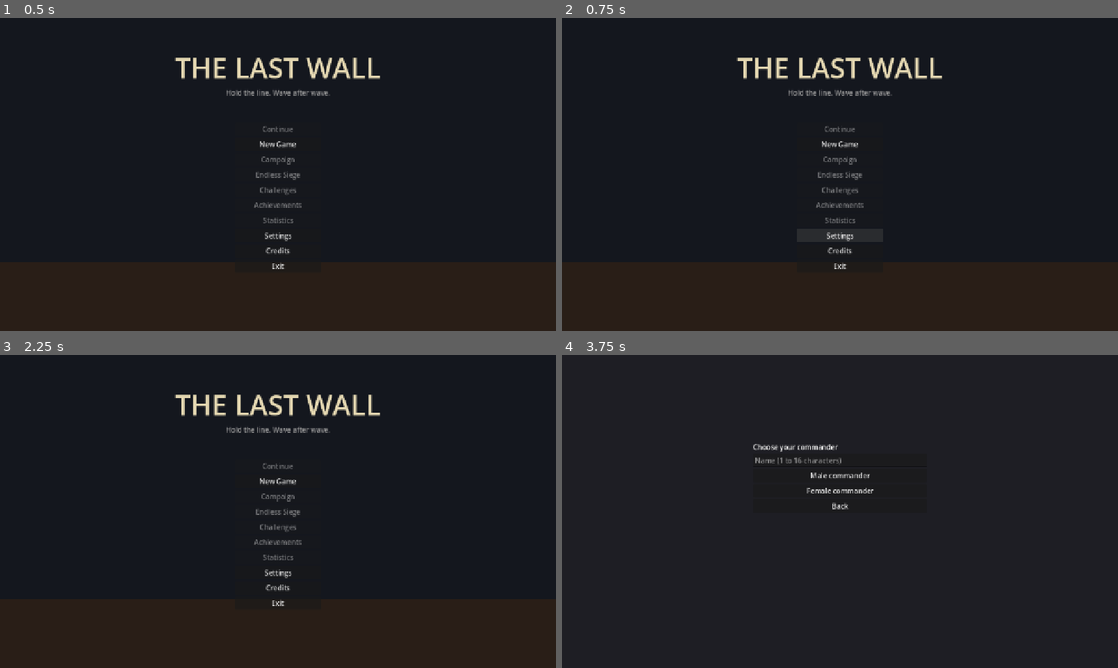
Above: before the commit, frames 1-4 (two rows, left to right).
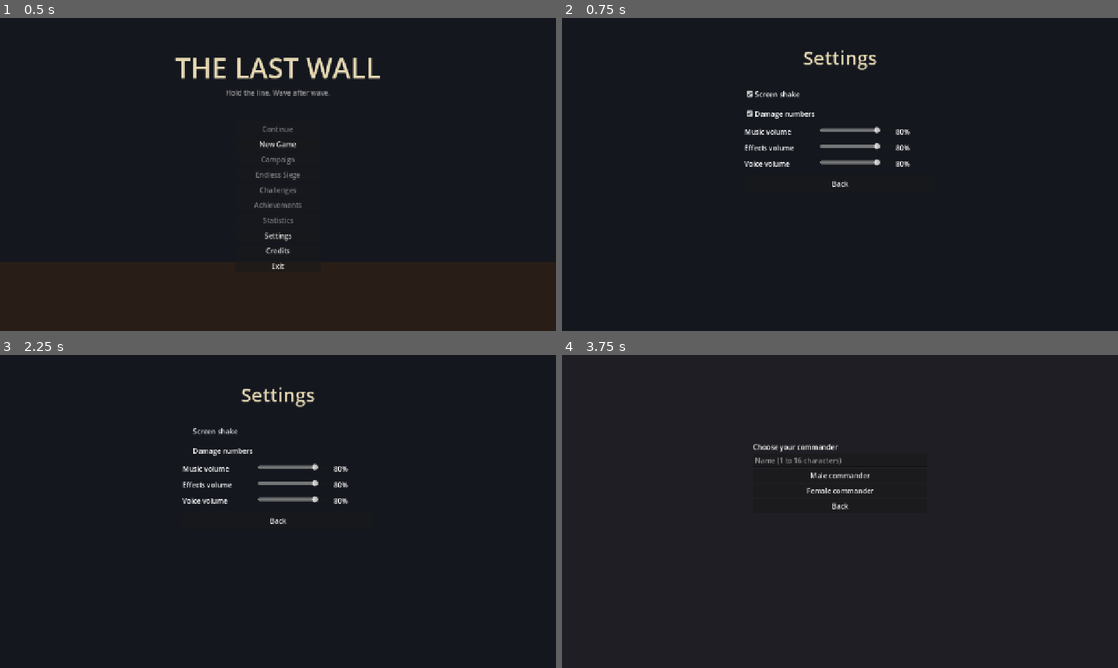
Above: after the commit, the same moments.

Repository: root-Shubh/the-last-wall
Game: Godot game, scene res://scenes/main.tscn
Two runs of this game, one before a commit and one after it. Both use one fixed random seed, a clock stepped at 60 frames per second and the inputs below.
Inputs (mouse positions are in pixels of both pictures, inside the frame that each line leads up to):
- Up to frame 1 (0.5 s): no input
- Up to frame 2 (0.75 s): click "Settings" at 0.5 s
- Up to frame 3 (2.25 s): click (278, 430) at 1.25 s, where only the run after the commit has a clickable "Screen shake"; click (278, 452) at 2 s, where only the run after the commit has a clickable "Damage numbers"
- Up to frame 4 (3.75 s): click (840, 520) at 2.75 s, where only the run after the commit has a clickable "Back"; click "New Game" at 3.5 s

Frame 1 is identical in both runs. In frame 2, 3.2% of the frame differs, in the area x 31-69%, y 10-81%; in frame 3, 3.1%; in frame 4, nothing differs.

Commit message:
SVTLW-103 #comment Ground enemies, wall-top archers, settings and credits screens, research panel background
Co-Authored-By: Claude Haiku 5.5 <noreply@anthropic.com>

Diff:
--- a/game/scenes/battlefield.tscn
+++ b/game/scenes/battlefield.tscn
@@ -75,7 +75,7 @@
 color = Color(0.7, 0.75, 0.6, 1)
 
 [node name="SpawnLane" type="Marker2D" parent="."]
-position = Vector2(960, 360)
+position = Vector2(960, 536)
 
 [node name="EnemySpawnMarker" type="ColorRect" parent="SpawnLane"]
 offset_left = -10.0
--- a/game/scripts/battle_view.gd
+++ b/game/scripts/battle_view.gd
@@ -82,3 +82,9 @@
 		var fraction: float = clampf(float(site["progress"]) / float(maxi(data.build_time_ticks, 1)), 0.0, 1.0)
 		draw_rect(Rect2(rect.position.x, rect.end.y + 3.0, SLOT_SIZE, 4.0), Color(0.15, 0.15, 0.15))
 		draw_rect(Rect2(rect.position.x, rect.end.y + 3.0, SLOT_SIZE * fraction, 4.0), Color(0.95, 0.8, 0.3))
+
+
+## Height of the top of the wall for the current tier. Archers stand on this line.
+func wall_top_y() -> float:
+	var tier: int = clampi(int(field.game_state.wall_tier), 1, 7)
+	return GROUND_Y - (FLOOR_BASE + FLOOR_STEP * float(tier - 1))
--- a/game/scripts/battlefield.gd
+++ b/game/scripts/battlefield.gd
@@ -268,6 +268,13 @@
 	_apply_upgrade_effects()
 
 
+## Where a recruit stands on the wall top: spaced along the wall, feet on the top line.
+func recruit_position(slot: int) -> Vector2:
+	if view == null:
+		return SLOT_POSITIONS[0]
+	return Vector2(BattleView.WALL_LEFT + 22.0 + 24.0 * float(slot % 4), view.wall_top_y() + 2.0)
+
+
 ## Active abilities (SVTLW-64). Returns false when locked, on cooldown or refused.
 func use_ability(ability_id: String) -> bool:
 	ensure_ready()
@@ -282,7 +289,7 @@
 			game_state.repair_wall(REPAIR_AMOUNT)
 		Abilities.REINFORCEMENT:
 			for i: int in range(REINFORCEMENT_COUNT):
-				recruit_archer(SLOT_POSITIONS[0] + Vector2(20.0 * i, 0.0))
+				recruit_archer(recruit_position(i))
 		Abilities.LAST_STAND:
 			_last_stand_until = _tick_index + Abilities.LAST_STAND_TICKS
 	_sound("ability")
@@ -688,9 +695,12 @@
 	for key: Variant in levels:
 		upgrades.levels[str(key)] = int(levels[key])
 	upgrades.effects_changed.emit()
+	# Archers stand on the wall top now, so saved positions from older versions are not used.
+	var archer_count: int = 0
 	for entry: Variant in saved.get("archers", []):
 		if typeof(entry) == TYPE_ARRAY and entry.size() == 2:
-			units.restore_unit("archer", Vector2(float(entry[0]), float(entry[1])))
+			units.restore_unit("archer", recruit_position(archer_count))
+			archer_count += 1
 	# Finished buildings come back on their slots first, so defence structures and production exist (save restore gap).
 	for entry: Variant in saved.get("buildings", []):
 		if typeof(entry) == TYPE_DICTIONARY:
--- a/game/scripts/main.gd
+++ b/game/scripts/main.gd
@@ -7,6 +7,8 @@
 
 var menu: MainMenu = null
 var picker: CharacterSelect = null
+var options: OptionsScreen = null
+var credits: CreditsScreen = null
 var dialogue: DialogueManager = null
 var dialogue_box: DialogueBox = null
 var battlefield: Battlefield = null
@@ -49,6 +51,21 @@
 	menu.new_game_started.connect(_on_new_game_started)
 	menu.continue_requested.connect(_on_continue)
 	menu.exit_requested.connect(func() -> void: get_tree().quit())
+
+	options = OptionsScreen.new()
+	add_child(options)
+	options.build()
+	options.closed.connect(func() -> void: menu.visible = true)
+	menu.settings_requested.connect(func() -> void:
+		menu.visible = false
+		options.open(SettingsStore.new()))
+	credits = CreditsScreen.new()
+	add_child(credits)
+	credits.build()
+	credits.closed.connect(func() -> void: menu.visible = true)
+	menu.credits_requested.connect(func() -> void:
+		menu.visible = false
+		credits.open())
 
 	picker = CharacterSelect.new()
 	picker.game_state = state
--- a/game/systems/enemy_manager.gd
+++ b/game/systems/enemy_manager.gd
@@ -12,7 +12,7 @@
 @export var spawn_x: float = 960.0
 @export var wall_stop_x: float = 230.0
 ## Y coordinate of the enemy lane. Archers must be within range of this line to fire at enemies.
-@export var lane_y: float = 360.0
+@export var lane_y: float = 536.0
 
 var enemies: Array[Enemy] = []
 var _by_id: Dictionary = {}
--- a/game/ui/battle_controls.gd
+++ b/game/ui/battle_controls.gd
@@ -184,7 +184,7 @@
 	if field == null:
 		return null
 	var slot: int = field.units.archers.size()
-	return field.recruit_archer(Vector2(RECRUIT_START_X + RECRUIT_STEP_X * slot, RECRUIT_Y))
+	return field.recruit_archer(field.recruit_position(slot))
 
 
 func start_wave() -> bool:
--- /dev/null
+++ b/game/ui/credits_screen.gd
@@ -0,0 +1,42 @@
+## Credits screen (SVTLW-43). A plain panel with the credits text and a Back button.
+class_name CreditsScreen
+extends CanvasLayer
+
+signal closed
+
+const CREDITS_TEXT: String = "THE LAST WALL\n\nA fortress defence game.\n\nDesign, code and placeholder art: the development team.\nMusic and sound: placeholder, to be replaced.\n\nThank you for playing."
+
+var _built: bool = false
+
+
+func build() -> void:
+	if _built:
+		return
+	_built = true
+	layer = 30
+	var backdrop: ColorRect = ColorRect.new()
+	backdrop.color = Color(0.08, 0.09, 0.12, 1.0)
+	backdrop.anchor_right = 1.0
+	backdrop.anchor_bottom = 1.0
+	add_child(backdrop)
+	var text: Label = Label.new()
+	text.text = CREDITS_TEXT
+	text.position = Vector2(340.0, 150.0)
+	text.size = Vector2(600.0, 380.0)
+	text.horizontal_alignment = HORIZONTAL_ALIGNMENT_CENTER
+	text.add_theme_font_size_override("font_size", 22)
+	add_child(text)
+	var back: Button = Button.new()
+	back.text = "Back"
+	back.position = Vector2(540.0, 580.0)
+	back.custom_minimum_size = Vector2(200.0, 40.0)
+	back.pressed.connect(func() -> void:
+		visible = false
+		closed.emit())
+	add_child(back)
+	visible = false
+
+
+func open() -> void:
+	build()
+	visible = true
--- /dev/null
+++ b/game/ui/options_screen.gd
@@ -0,0 +1,125 @@
+## Settings screen (SVTLW-37, SVTLW-50). Screen shake, damage numbers and the three volume buses.
+## Changes apply at once and are saved to user://settings.cfg when Back is pressed.
+class_name OptionsScreen
+extends CanvasLayer
+
+signal closed
+
+var _built: bool = false
+var _settings: SettingsStore = null
+var _shake: CheckBox
+var _numbers: CheckBox
+var _music: HSlider
+var _sfx: HSlider
+var _voice: HSlider
+var _music_value: Label
+var _sfx_value: Label
+var _voice_value: Label
+
+
+func build() -> void:
+	if _built:
+		return
+	_built = true
+	layer = 30
+	var backdrop: ColorRect = ColorRect.new()
+	backdrop.color = Color(0.08, 0.09, 0.12, 1.0)
+	backdrop.anchor_right = 1.0
+	backdrop.anchor_bottom = 1.0
+	add_child(backdrop)
+
+	var title: Label = Label.new()
+	title.text = "Settings"
+	title.position = Vector2(0.0, 60.0)
+	title.size = Vector2(1280.0, 60.0)
+	title.horizontal_alignment = HORIZONTAL_ALIGNMENT_CENTER
+	title.add_theme_font_size_override("font_size", 44)
+	title.add_theme_color_override("font_color", Color(0.9, 0.85, 0.7))
+	add_child(title)
+
+	var column: VBoxContainer = VBoxContainer.new()
+	column.position = Vector2(420.0, 160.0)
+	column.custom_minimum_size = Vector2(440.0, 0.0)
+	column.add_theme_constant_override("separation", 14)
+	add_child(column)
+
+	_shake = CheckBox.new()
+	_shake.text = "Screen shake"
+	_shake.toggled.connect(func(on: bool) -> void: _settings.screen_shake_enabled = on)
+	column.add_child(_shake)
+	_numbers = CheckBox.new()
+	_numbers.text = "Damage numbers"
+	_numbers.toggled.connect(func(on: bool) -> void: _settings.damage_numbers_enabled = on)
+	column.add_child(_numbers)
+
+	var music: Array = _slider_row(column, "Music volume")
+	_music = music[0]
+	_music_value = music[1]
+	var sfx: Array = _slider_row(column, "Effects volume")
+	_sfx = sfx[0]
+	_sfx_value = sfx[1]
+	var voice: Array = _slider_row(column, "Voice volume")
+	_voice = voice[0]
+	_voice_value = voice[1]
+
+	var back: Button = Button.new()
+	back.text = "Back"
+	back.custom_minimum_size = Vector2(200.0, 40.0)
+	back.pressed.connect(_on_back)
+	column.add_child(back)
+	visible = false
+
+
+func _slider_row(parent: Node, label_text: String) -> Array:
+	var row: HBoxContainer = HBoxContainer.new()
+	parent.add_child(row)
+	var label: Label = Label.new()
+	label.text = label_text
+	label.custom_minimum_size = Vector2(170.0, 0.0)
+	row.add_child(label)
+	var slider: HSlider = HSlider.new()
+	slider.min_value = 0
+	slider.max_value = 100
+	slider.step = 5
+	slider.custom_minimum_size = Vector2(170.0, 0.0)
+	row.add_child(slider)
+	var value: Label = Label.new()
+	value.custom_minimum_size = Vector2(50.0, 0.0)
+	row.add_child(value)
+	return [slider, value]
+
+
+## Loads the saved values into the controls, then shows the screen.
+func open(settings: SettingsStore) -> void:
+	build()
+	_settings = settings
+	_settings.load_from()
+	_shake.button_pressed = _settings.screen_shake_enabled
+	_numbers.button_pressed = _settings.damage_numbers_enabled
+	_music.value = _settings.music_percent
+	_sfx.value = _settings.sfx_percent
+	_voice.value = _settings.voice_percent
+	_refresh_values()
+	for slider: HSlider in [_music, _sfx, _voice]:
+		if not slider.value_changed.is_connected(_on_volume_changed):
+			slider.value_changed.connect(_on_volume_changed)
+	visible = true
+
+
+func _on_volume_changed(_value: float) -> void:
+	_settings.music_percent = int(_music.value)
+	_settings.sfx_percent = int(_sfx.value)
+	_settings.voice_percent = int(_voice.value)
+	_refresh_values()
+
+
+func _refresh_values() -> void:
+	_music_value.text = "%d%%" % int(_music.value)
+	_sfx_value.text = "%d%%" % int(_sfx.value)
+	_voice_value.text = "%d%%" % int(_voice.value)
+
+
+func _on_back() -> void:
+	_settings.save_to()
+	visible = false
+	closed.emit()
--- a/game/ui/research_panel.gd
+++ b/game/ui/research_panel.gd
@@ -32,10 +32,22 @@
 	var panel: PanelContainer = PanelContainer.new()
 	panel.position = PANEL_POSITION
 	panel.custom_minimum_size = Vector2(PANEL_WIDTH, 0.0)
+	# A solid panel, so the battle does not show through the research list.
+	var style: StyleBoxFlat = StyleBoxFlat.new()
+	style.bg_color = Color(0.1, 0.11, 0.15, 0.97)
+	style.border_color = Color(0.45, 0.4, 0.3)
+	style.set_border_width_all(2)
+	style.set_corner_radius_all(4)
+	style.set_content_margin_all(8)
+	panel.add_theme_stylebox_override("panel", style)
 	add_child(panel)
+	# The list scrolls inside a fixed height, so it never runs off the bottom of the screen.
+	var scroll: ScrollContainer = ScrollContainer.new()
+	scroll.custom_minimum_size = Vector2(PANEL_WIDTH - 16.0, 560.0)
+	panel.add_child(scroll)
 	_column = VBoxContainer.new()
-	_column.custom_minimum_size = Vector2(PANEL_WIDTH - 16.0, 0.0)
-	panel.add_child(_column)
+	_column.custom_minimum_size = Vector2(PANEL_WIDTH - 32.0, 0.0)
+	scroll.add_child(_column)
 	_points_label = Label.new()
 	_column.add_child(_points_label)
 
Not shown, added: game/ui/credits_screen.gd.uid
Not shown, added: game/ui/options_screen.gd.uid
Not shown, changed: changelog.d/SVTLW-103-105.md
